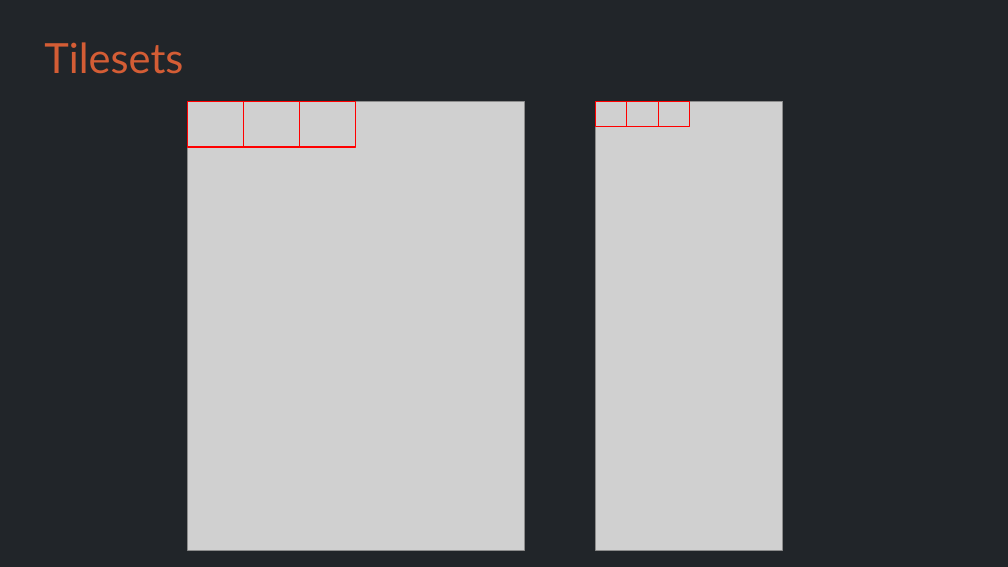
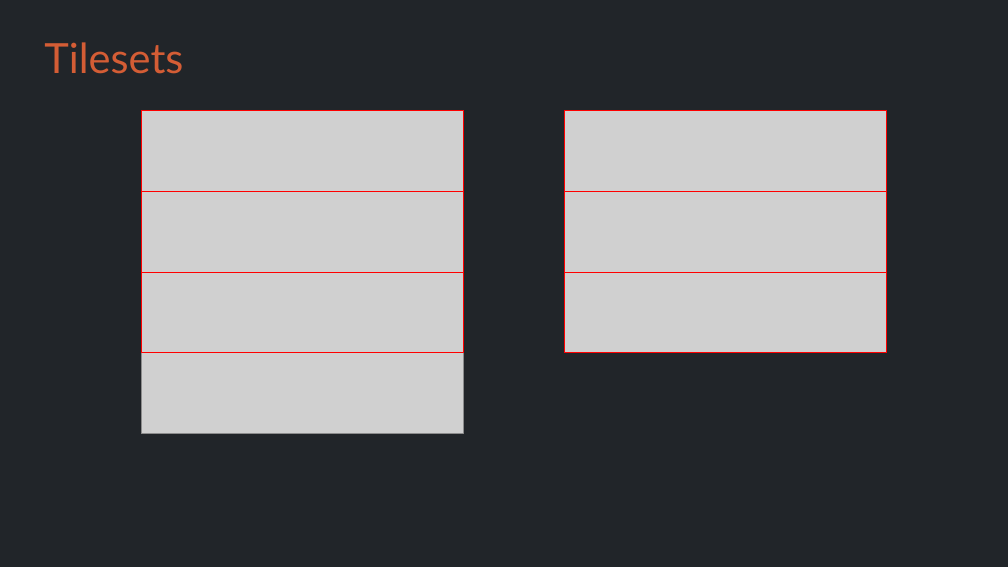
Before and after one commit to Metamate/gar, a slide deck: slide 11 of slides/06 Super Mario Bros.pptx. Drawn at 1008x567 pixels with LibreOffice and Linux fonts; fonts in the diff are those of the drawing; grey boxes stand for pictures. Boxes give left, top, right and bottom in pixels: in the first picture for what was removed or moved away, otherwise in the second. Text is boxed around its words. In the diff, an @@ line names an element or a change of style, - is before the commit and + after.

```diff
--- a/slides/06 Super Mario Bros.pptx
+++ b/slides/06 Super Mario Bros.pptx
@@ picture: place and size @@
-picture at [187, 102, 524, 550]
+picture at [141, 111, 464, 433]
@@ rectangle: place and size @@
-rectangle at [187, 102, 244, 147]
+rectangle at [141, 111, 464, 192]
@@ rectangle: place and size @@
-rectangle at [596, 102, 627, 127]
+rectangle at [564, 111, 887, 192]
@@ picture: place and size @@
-picture at [596, 102, 782, 550]
+picture at [564, 111, 887, 353]
@@ rectangle: place and size @@
-rectangle at [244, 102, 300, 147]
+rectangle at [141, 192, 464, 272]
@@ rectangle: place and size @@
-rectangle at [627, 102, 658, 127]
+rectangle at [564, 192, 887, 272]
@@ rectangle: place and size @@
-rectangle at [299, 102, 356, 147]
+rectangle at [141, 272, 464, 353]
@@ rectangle: place and size @@
-rectangle at [658, 102, 689, 127]
+rectangle at [564, 272, 887, 353]
```
Also in this commit, not shown: 10 other slides changed, 1 other file.
